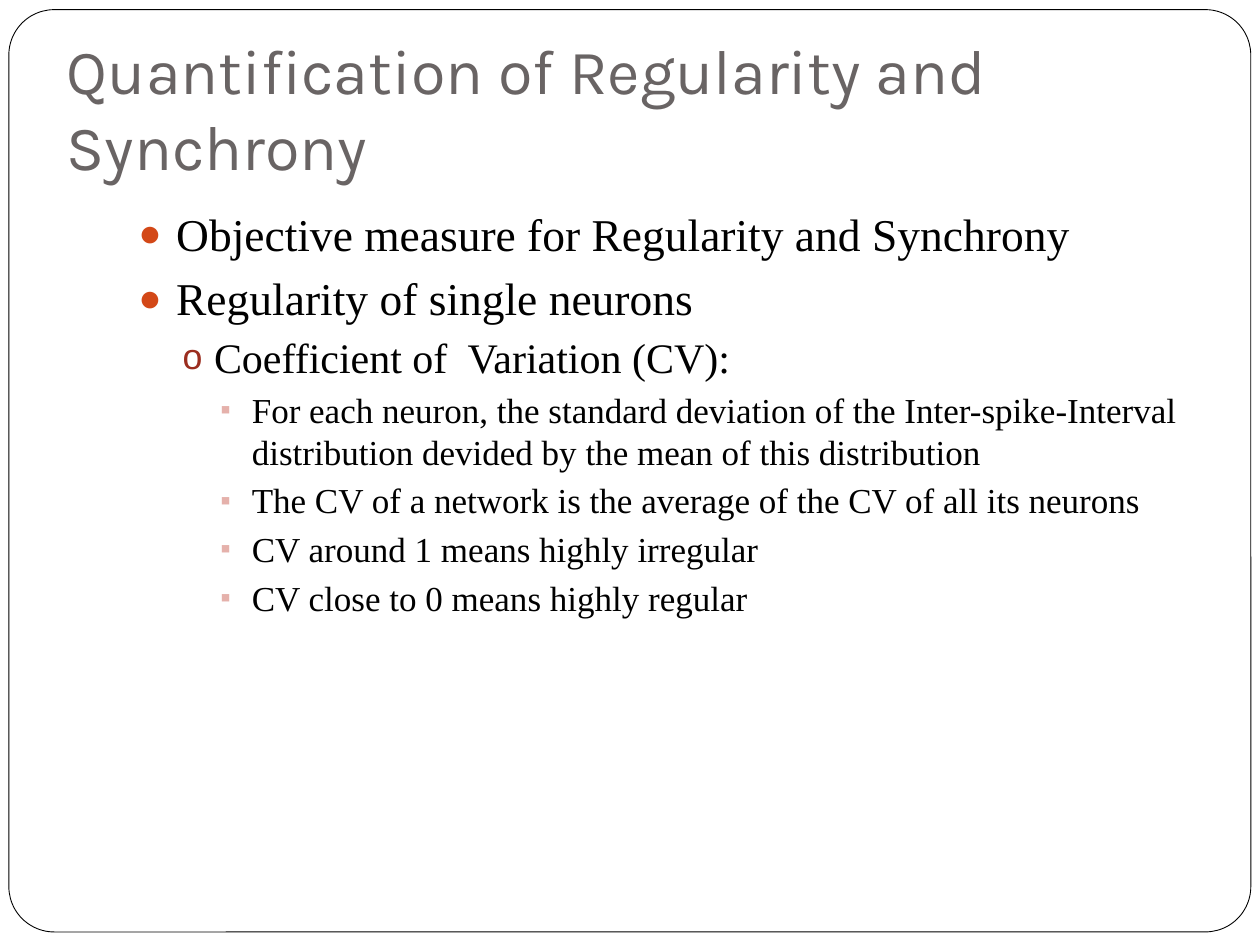
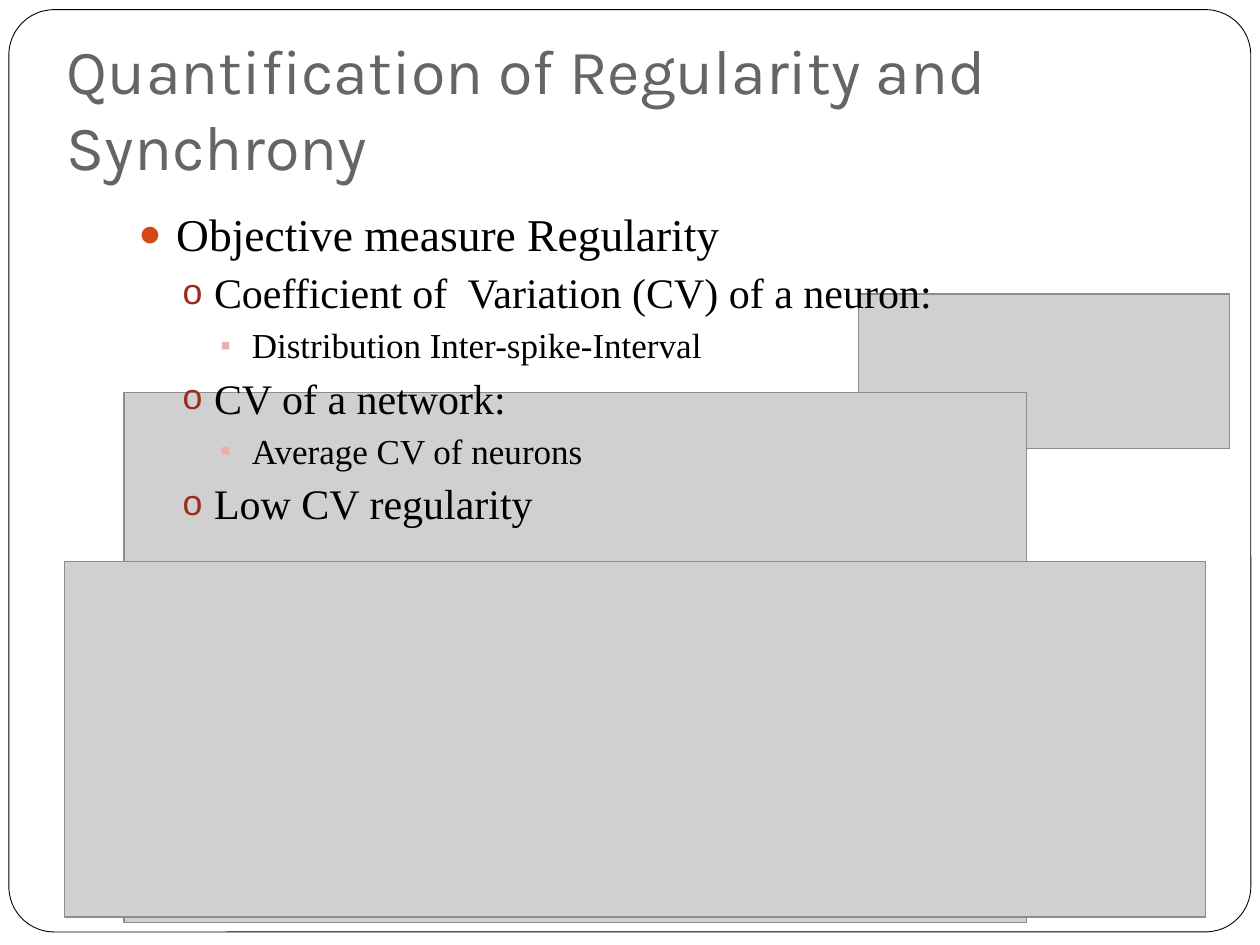
Before and after one commit to jiribrummer/Balanced_network, a slide deck: slide 13 of Final presentation bachelor thesis Jiri Brummer - dynamics of balanced network.pptx (slide 14 before the commit). Drawn at 1260x945 pixels with LibreOffice and Linux fonts; fonts in the diff are those of the drawing; grey boxes stand for pictures. Boxes give left, top, right and bottom in pixels: in the first picture for what was removed or moved away, otherwise in the second. Text is boxed around its words. In the diff, an @@ line names an element or a change of style, - is before the commit and + after.

```diff
--- a/Final presentation bachelor thesis Jiri Brummer - dynamics of balanced network.pptx
+++ b/Final presentation bachelor thesis Jiri Brummer - dynamics of balanced network.pptx
@@ text at [176, 219, 931, 528]: text changed; size 20 to 24 pt @@
-● Objective measure for Regularity and Synchrony
-● Regularity of single neurons
-  o Coefficient of Variation (CV):
-    ▪ For each neuron, the standard deviation of the Inter-spike-Interval distribution devided by the mean of this distribution
-    ▪ The CV of a network is the average of the CV of all its neurons
-    ▪ CV around 1 means highly irregular
-    ▪ CV close to 0 means highly regular
+● Objective measure Regularity
+  o Coefficient of Variation (CV) of a neuron:
+    ▪ Distribution Inter-spike-Interval
+  o CV of a network:
+    ▪ Average CV of neurons
+  o Low CV regularity
@@ picture added at [858, 294, 1230, 449] @@
@@ picture added at [123, 392, 1027, 922] @@
@@ picture added at [64, 562, 1206, 917] @@
```
Also in this commit, not shown: 15 other slides changed, 2 slides added, 11 other files.
